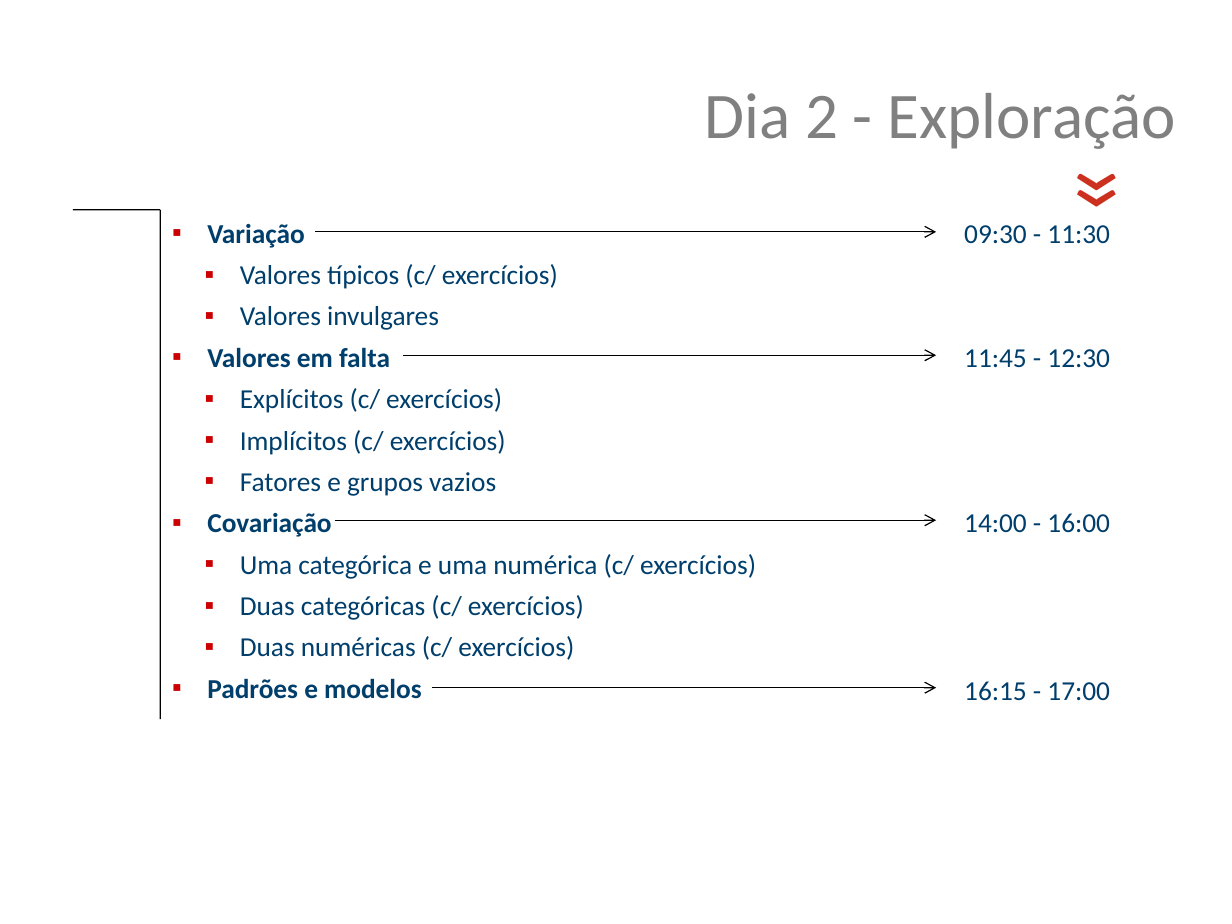
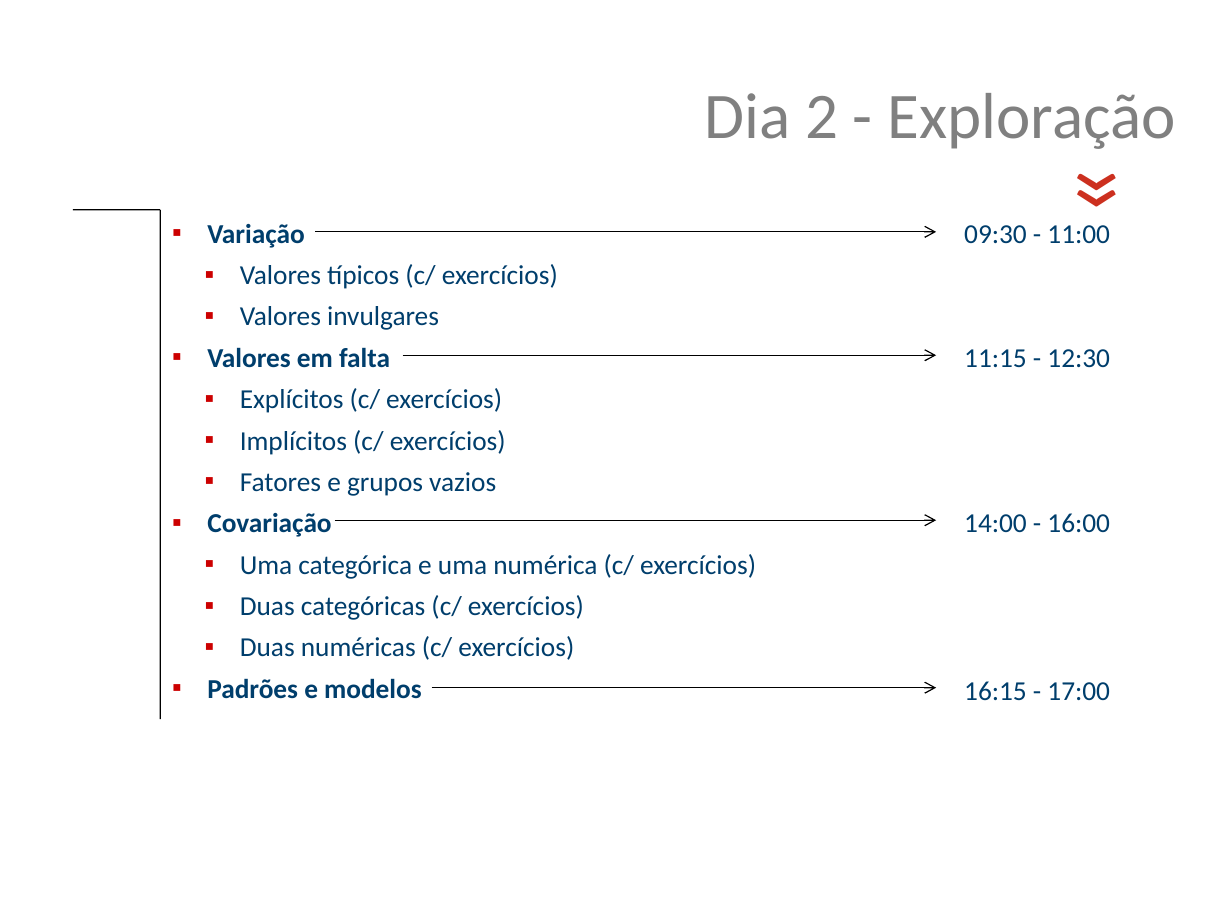
Before and after one commit to jsollari/DSR-II2024, a slide deck: slide 12 of docs/DSR-II2024_JL_slides.pptx. Drawn at 1232x924 pixels with LibreOffice and Linux fonts; fonts in the diff are those of the drawing; background and template pictures are left out. Boxes give left, top, right and bottom in pixels: in the first picture for what was removed or moved away, otherwise in the second. Text is boxed around its words. In the diff, an @@ line names an element or a change of style, - is before the commit and + after.

```diff
--- a/docs/DSR-II2024_JL_slides.pptx
+++ b/docs/DSR-II2024_JL_slides.pptx
@@ text at [964, 225, 1110, 368]: text changed @@
-09:30 - 11:30
-11:45 - 12:30
+09:30 - 11:00
+11:15 - 12:30
```
Also in this commit, not shown: 10 other slides changed, 9 slides added, 35 other files.
